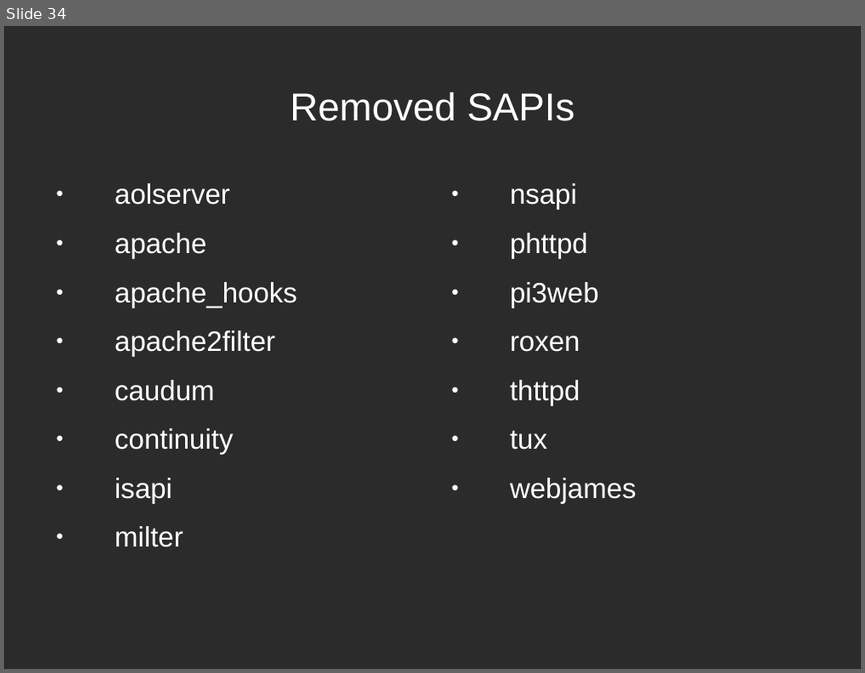
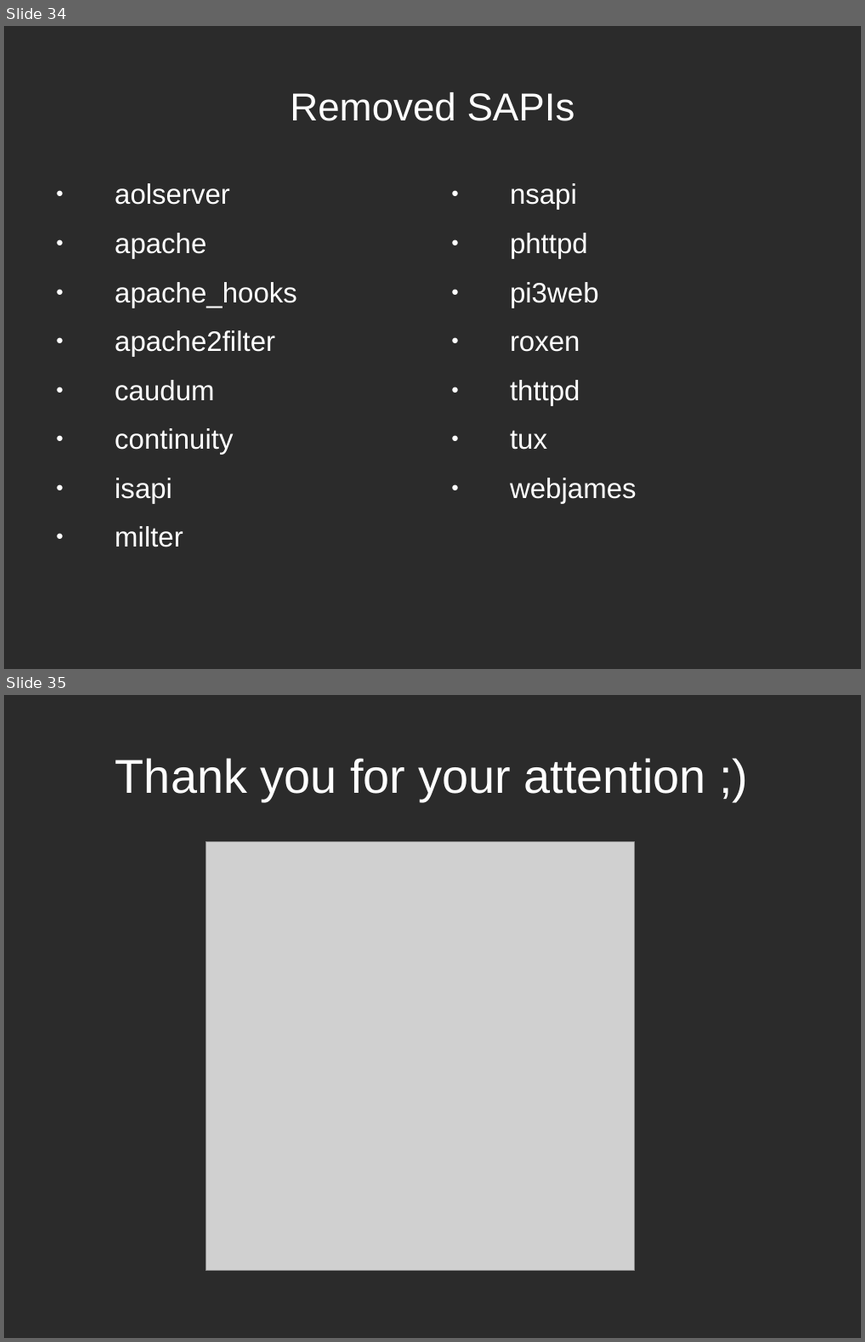
Before and after one commit to rmichal1/php7prezentacja, a slide deck: php7.odp. Shown one above the other, each under a label of ours: slide 34 before the commit, slides 34 and 35 after it. The pictures are 865x673 and 865x1342 pixels, drawn with LibreOffice and Linux fonts; fonts in the diff are those of the drawing; grey boxes stand for pictures; background and template pictures are left out; a plain dark background stands for a picture behind light text. Boxes give left, top, right and bottom in pixels: in the first picture for what was removed or moved away, otherwise in the second. Text is boxed around its words. In the diff, an @@ line names an element or a change of style, - is before the commit and + after.

```diff
--- a/php7.odp
+++ b/php7.odp
@@ slide 35 added at (4, 695, 861, 1338), background picture (left out) @@
@@ title added at (115, 758, 706, 801), 44 pt, text #FFFFFF @@
+Thank you for your attention ;)
@@ picture added at (206, 842, 635, 1270) @@
```
Also in this commit, not shown: 5 slides changed, 5 other files.
